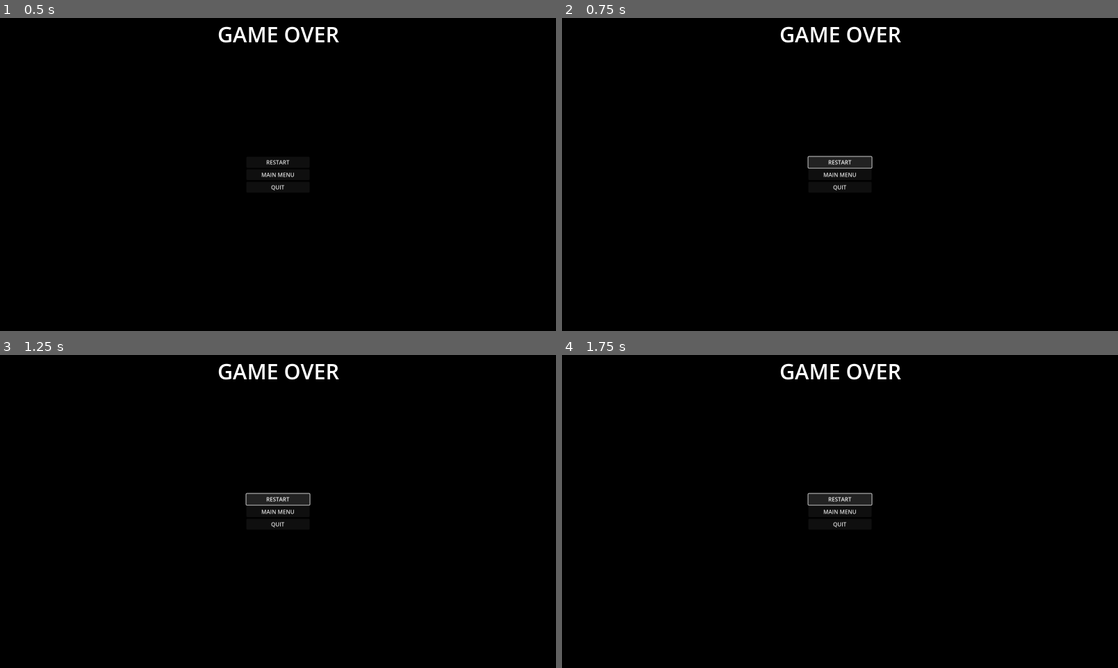
Above: before the commit, frames 1-4 (two rows, left to right).
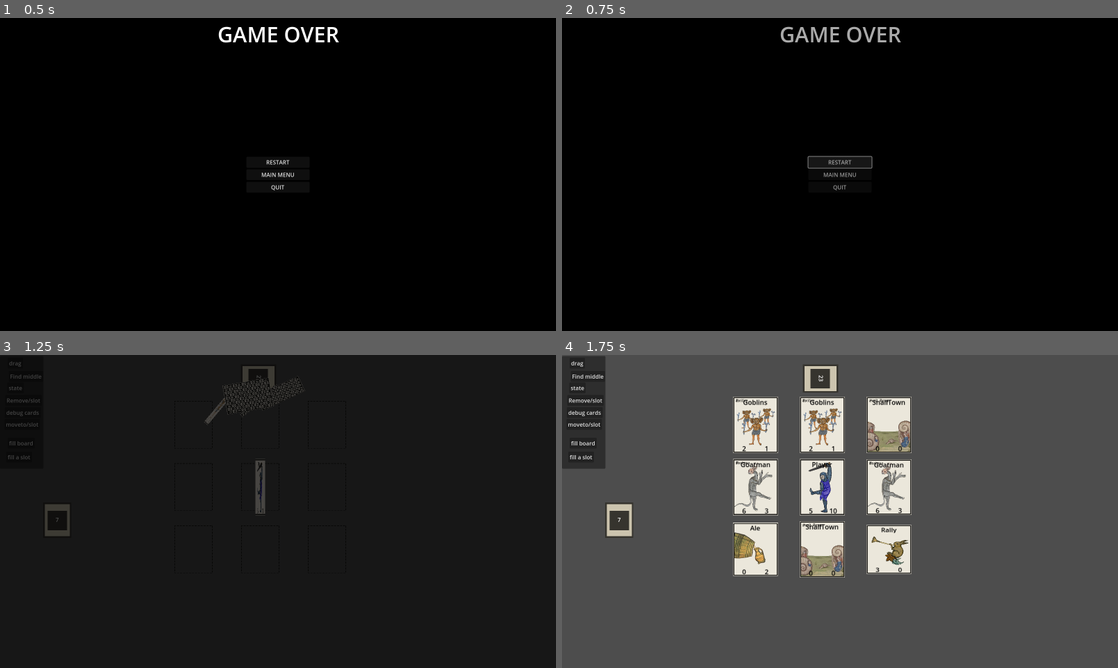
Above: after the commit, the same moments.

Repository: FergusMcLaughlin/Pilgrimage-old-
Game: Godot game, scene res://src/ui/gameOver/game_over.tscn
The game is run twice, just before and just after one commit, with the same random seed, the same clock (stepped at 60 frames per second) and the same inputs. This scene is started directly instead of the project's main scene.
Inputs (mouse positions are in pixels of both pictures, inside the frame that each line leads up to):
- Up to frame 1 (0.5 s): no input
- Up to frame 2 (0.75 s): click "RESTART" at 0.5 s
- Up to frame 3 (1.25 s): no input
- Up to frame 4 (1.75 s): click (840, 498) at 1.25 s, where only the run before the commit has a clickable "RESTART"

Frame 1 is identical in both runs. In frame 2, 0.7% of the frame differs, in the area x 39-61%, y 2-56%; in frame 3, 2.5%; in frame 4, 100%, in the area x 0-100%, y 0-100%.

Commit message:
scene manager done for now, 2 menus fully linked up.

Diff:
--- a/project.godot
+++ b/project.godot
@@ -11,7 +11,7 @@
 [application]
 
 config/name="Pilgrimage_v1.0"
-run/main_scene="uid://dmybsbr6ii0pb"
+run/main_scene="uid://bo27k16mvgtqx"
 config/features=PackedStringArray("4.4", "Forward Plus")
 config/icon="res://assets/images/icon.svg"
 
--- a/src/card/character_card.gd
+++ b/src/card/character_card.gd
@@ -1,12 +1,13 @@
 extends "res://src/card/card.gd"
 
 const isPlayerCard = true
+var isGameOver = false
 
 func updateCardVisuals():
 	super.updateCardVisuals()
 
-	if cardHealth <= 0:
-		await get_tree().create_timer(0.5).timeout
+	if cardHealth <= 0 && !isGameOver:
+		isGameOver = true
 		characterDeath()
 
 func characterDeath():
--- a/src/singletons/scene_manager.gd
+++ b/src/singletons/scene_manager.gd
@@ -41,6 +41,7 @@
 		return
 
 	isTransitioning = true
+
 
 	var toScene = load(scenePath)
 	if !toScene:
--- a/src/ui/gameOver/game_over.gd
+++ b/src/ui/gameOver/game_over.gd
@@ -2,8 +2,15 @@
 
 
 func _ready():
+	$RestartButton.connect("pressed", Callable(self, "on_restart_button_pressed"))
+	$MenuButton.connect("pressed", Callable(self, "on_menu_button_pressed"))
 	$QuitButton.connect("pressed", Callable(self, "on_quit_button_pressed"))
 
+func on_restart_button_pressed():
+	SceneTransitionManager.transitionToScene("res://src/tests/card_test.tscn", SceneTransitionManager.TransitionType.FADE)
+
+func on_menu_button_pressed():
+	SceneTransitionManager.transitionToScene("res://src/ui/mainMenu/main_menu.tscn", SceneTransitionManager.TransitionType.FADE)
+
 func on_quit_button_pressed():
-	print("hello")
 	get_tree().quit()
